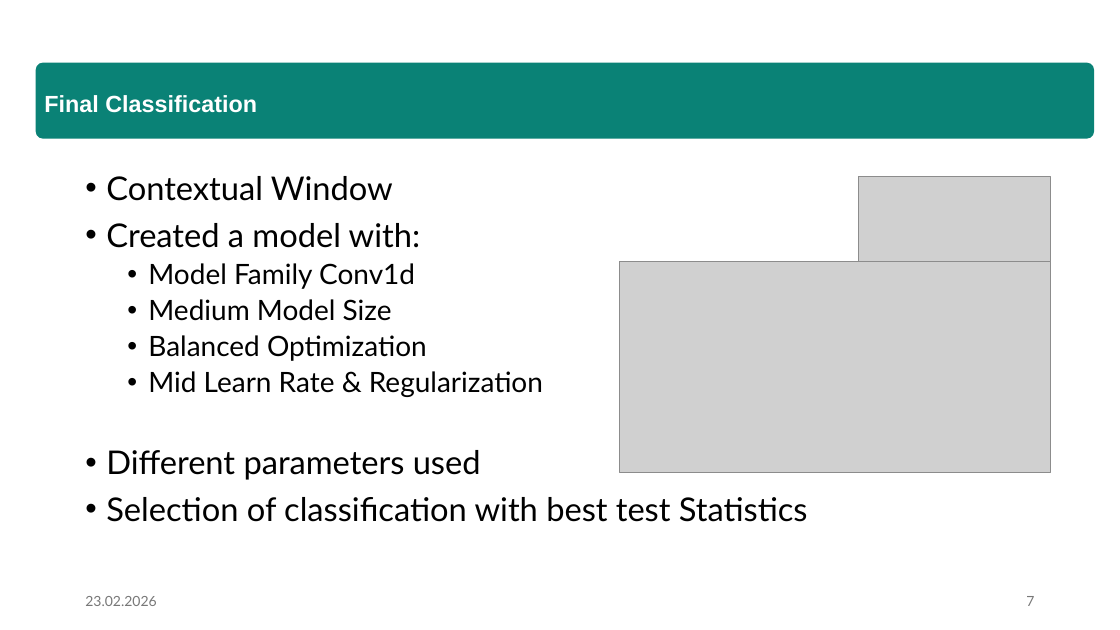
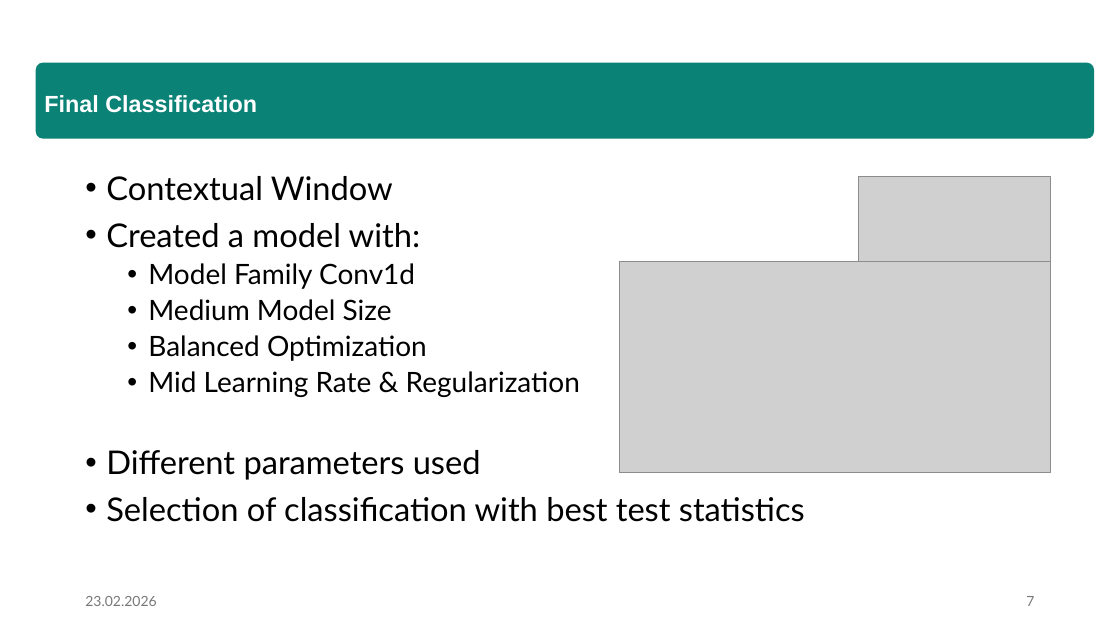
Before and after one commit to e12413440/micropython-hands-on-course, a slide deck: slide 7 of report/Präsentation_final.pptx. Drawn at 1120x630 pixels with LibreOffice and Linux fonts; fonts in the diff are those of the drawing; grey boxes stand for pictures. Boxes give left, top, right and bottom in pixels: in the first picture for what was removed or moved away, otherwise in the second. Text is boxed around its words. In the diff, an @@ line names an element or a change of style, - is before the commit and + after.

Commit message:
small tweaks to presentation

```diff
--- a/report/Präsentation_final.pptx
+++ b/report/Präsentation_final.pptx
@@ text at bbox=[148, 371, 580, 397]: text changed @@
-  • Mid Learn Rate & Regularization
+  • Mid Learning Rate & Regularization
@@ text at bbox=[106, 497, 805, 522]: text changed @@
-• Selection of classification with best test Statistics
+• Selection of classification with best test statistics
```
Also in this commit, not shown: 5 other slides changed, 1 other file.
